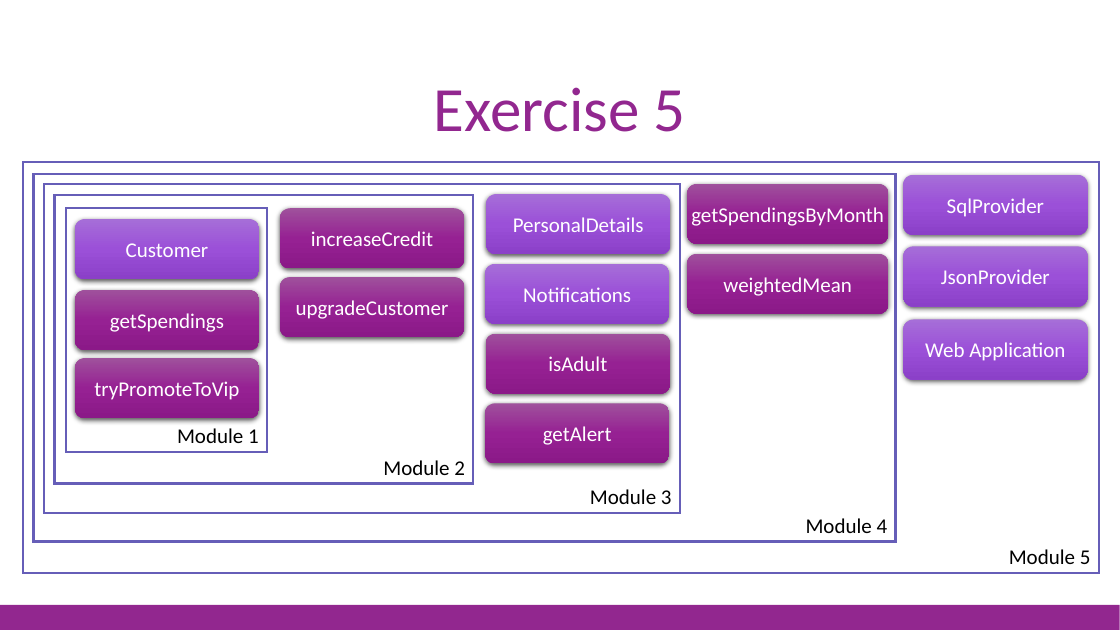
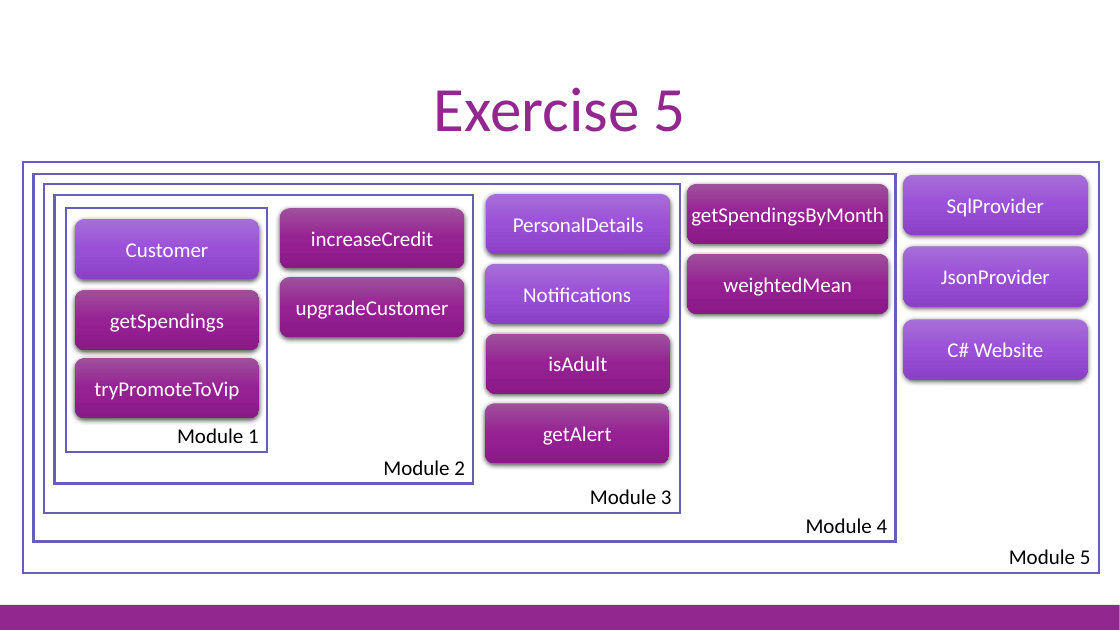
Before and after one commit to jorgef/fsharpworkshop, a slide deck: slide 84 of FSharpWorkshop_Slides.pptx. Drawn at 1120x630 pixels with LibreOffice and Linux fonts; fonts in the diff are those of the drawing. Boxes give left, top, right and bottom in pixels: in the first picture for what was removed or moved away, otherwise in the second. Text is boxed around its words. In the diff, an @@ line names an element or a change of style, - is before the commit and + after.

Commit message:
Updated slides and exercises

```diff
--- a/FSharpWorkshop_Slides.pptx
+++ b/FSharpWorkshop_Slides.pptx
@@ text in rounded rectangle at <box>947,342,1044,357</box>: text changed @@
-Web Application
+C# Website
```
Also in this commit, not shown: 6 other slides changed, 3 other files.
